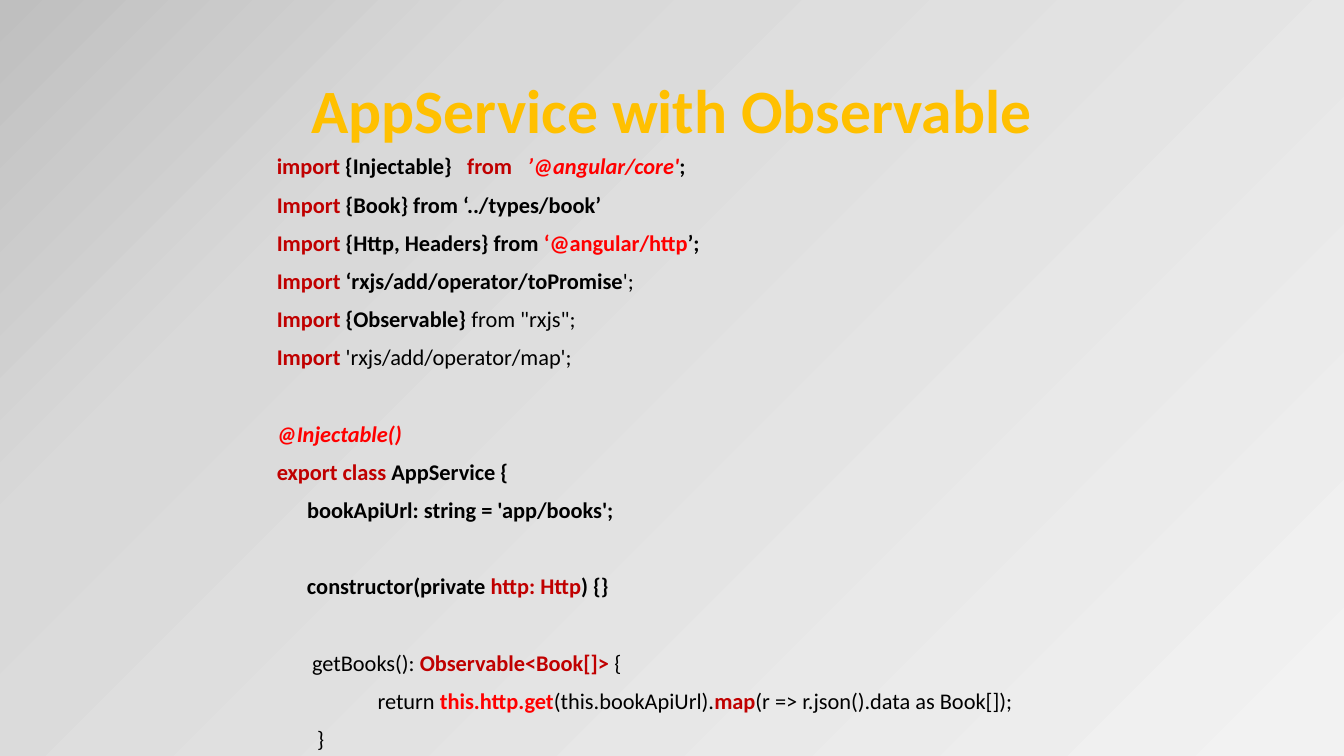
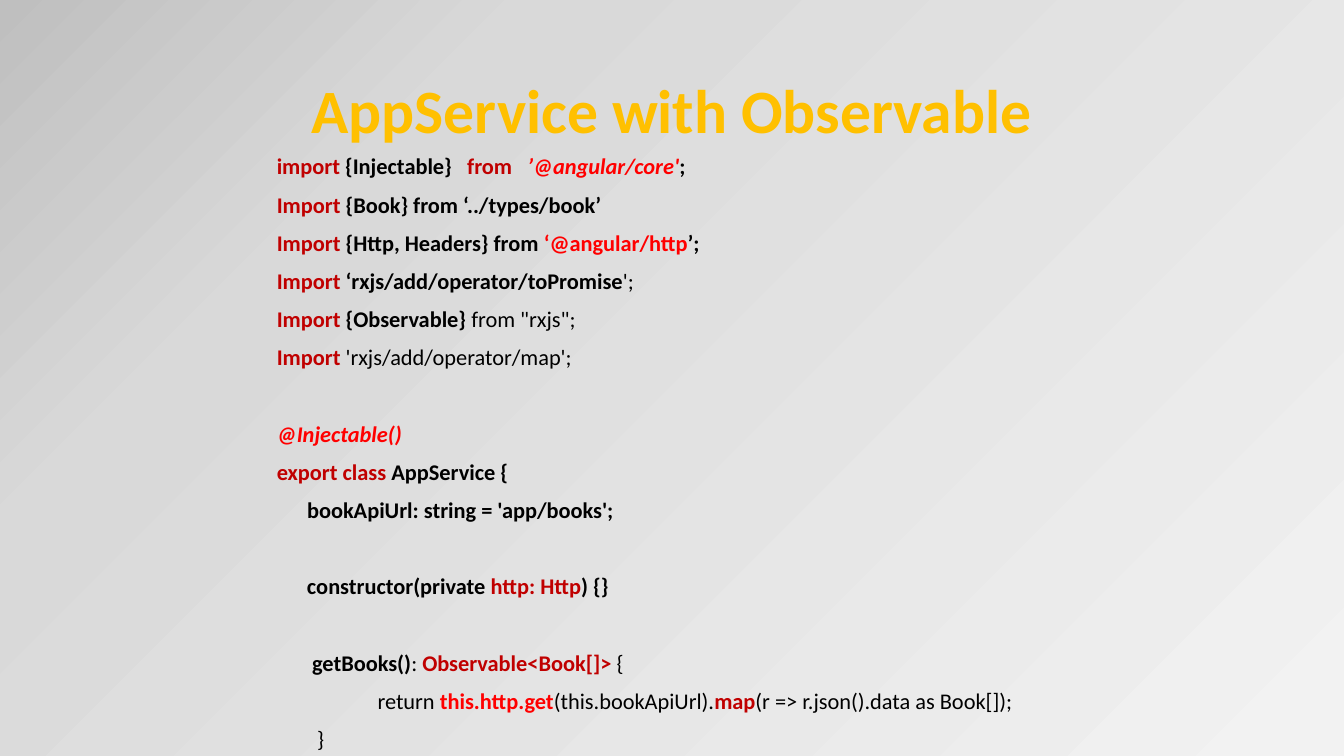
Before and after one commit to petereijgermans11/frontend-cursus, a slide deck: slide 29 of frontend-cursus/ 8 - Angular.pptx (slide 27 before the commit). Drawn at 1344x756 pixels with LibreOffice and Linux fonts; fonts in the diff are those of the drawing. Boxes give left, top, right and bottom in pixels: in the first picture for what was removed or moved away, otherwise in the second. Text is boxed around its words. In the diff, an @@ line names an element or a change of style, - is before the commit and + after.

```diff
--- a/frontend-cursus/ 8 - Angular.pptx
+++ b/frontend-cursus/ 8 - Angular.pptx
@@ text at (312,654,611,675): bold on in "getBooks():" @@
```
Also in this commit, not shown: 6 other slides changed, 2 slides added, 1 other file.
